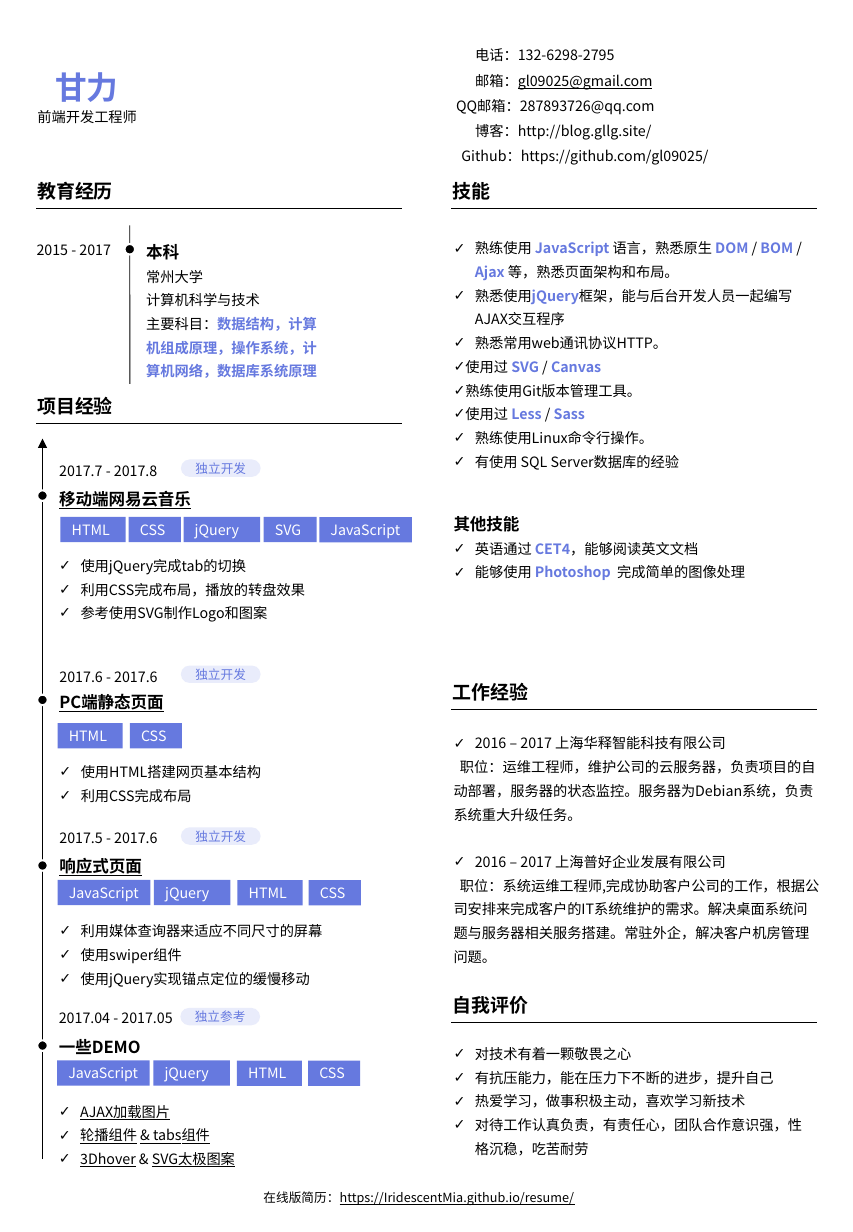
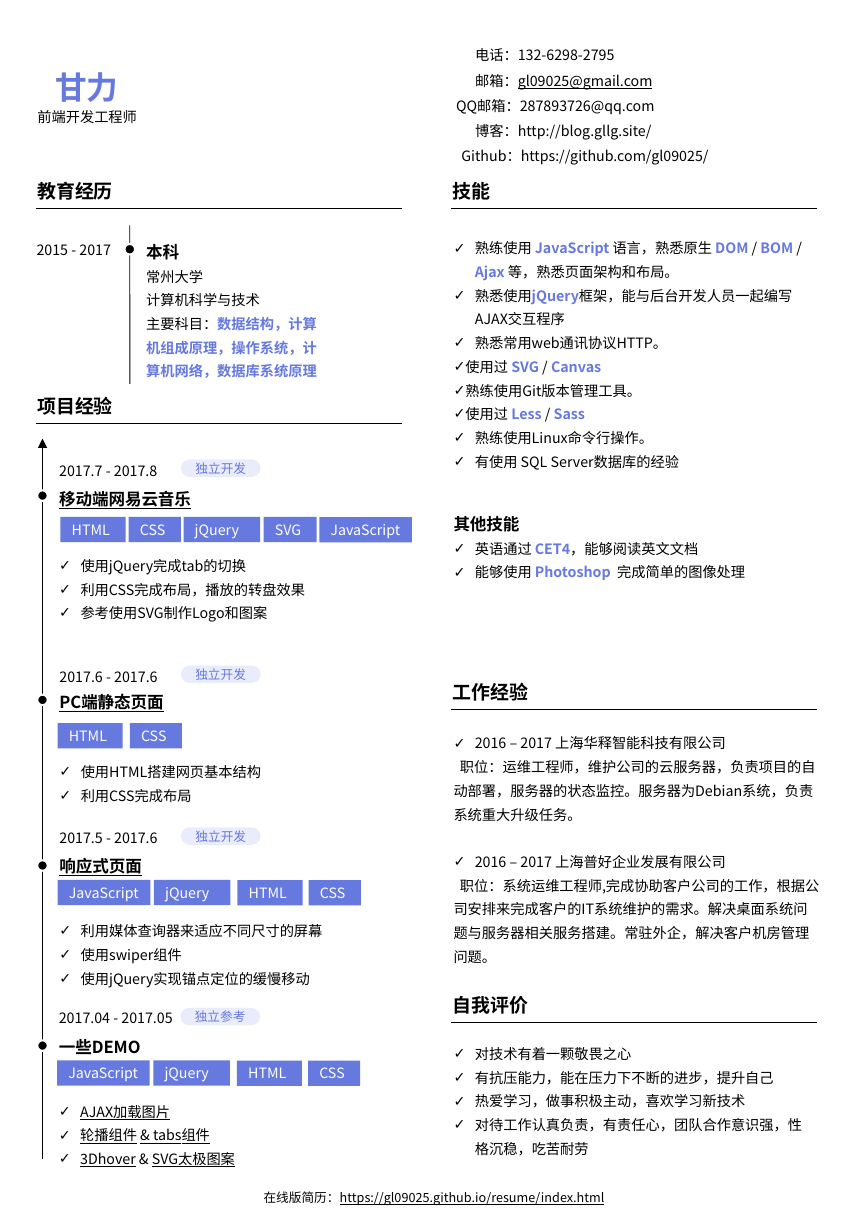
Before and after one commit to gl09025/resume, a slide deck: slide 1 of doc/resume.pptx. Drawn at 853x1232 pixels with LibreOffice and Linux fonts; fonts in the diff are those of the drawing. Boxes give left, top, right and bottom in pixels: in the first picture for what was removed or moved away, otherwise in the second. Text is boxed around its words. In the diff, an @@ line names an element or a change of style, - is before the commit and + after.

```diff
--- a/doc/resume.pptx
+++ b/doc/resume.pptx
@@ text at box(264, 1191, 605, 1205): text changed @@
-在线版简历：https://IridescentMia.github.io/resume/
+在线版简历：https://gl09025.github.io/resume/index.html
```
Also in this commit, not shown: 1 other file.
